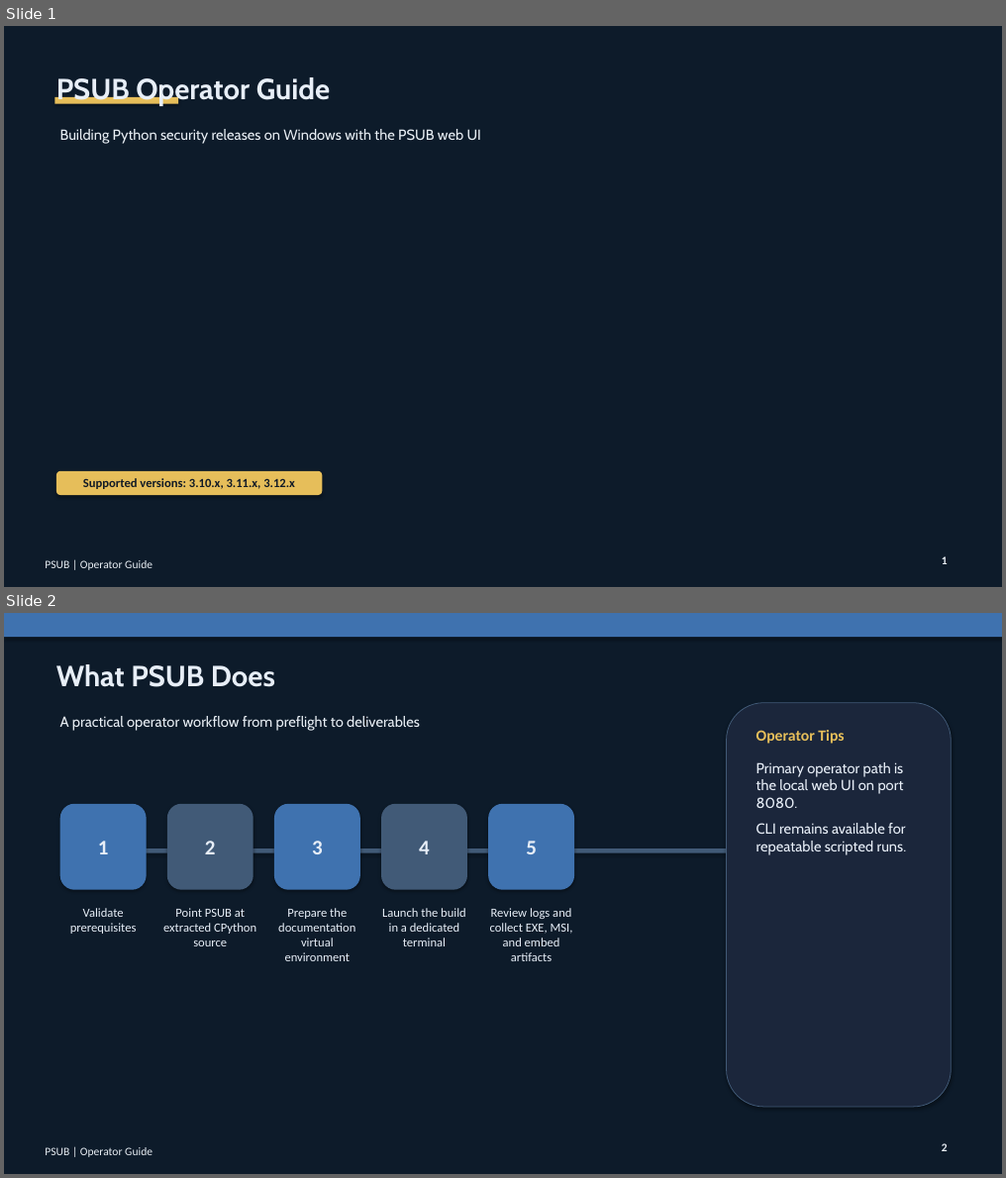
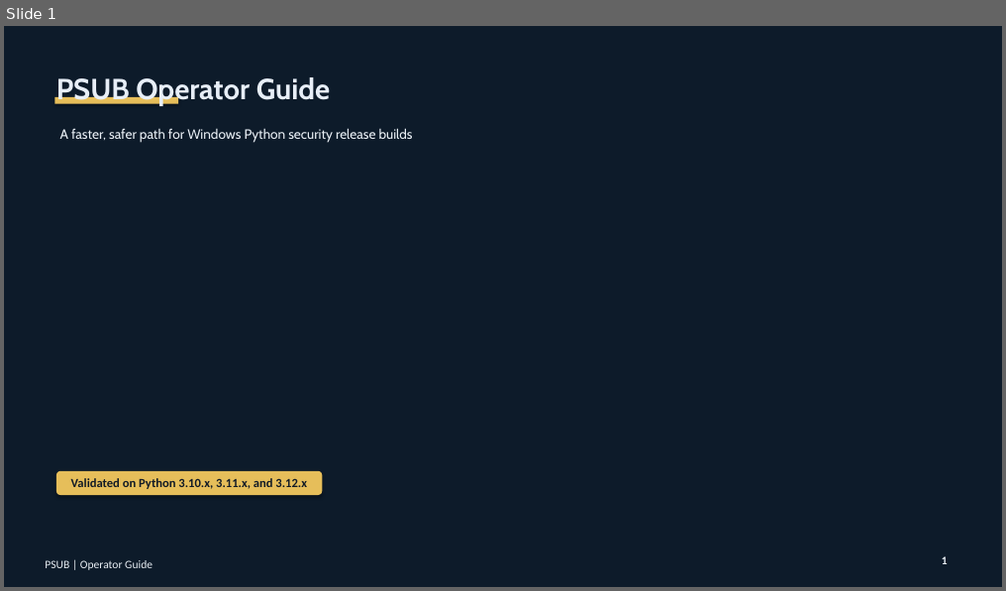
Before and after one commit to patrikkarlsson72/psub, a slide deck: output/presentation/PSUB-Operator-Guide.pptx. Shown one above the other, each under a label of ours: slides 1 and 2 before the commit, slide 1 after it. The pictures are 1006x1178 and 1006x591 pixels, drawn with LibreOffice and Linux fonts; fonts in the diff are those of the drawing; background and template pictures are left out; a plain dark background stands for a picture behind light text. Boxes give left, top, right and bottom in pixels: in the first picture for what was removed or moved away, otherwise in the second. Text is boxed around its words. In the diff, an @@ line names an element or a change of style, - is before the commit and + after.

Commit message:
Refine PSUB operator presentation deck

```diff
--- a/output/presentation/PSUB-Operator-Guide.pptx
+++ b/output/presentation/PSUB-Operator-Guide.pptx
@@ slide 2 removed at [4, 613, 1002, 1174], background #FFFFFF @@
@@ rectangle removed at [4, 613, 1002, 1174] @@
@@ rectangle removed at [4, 613, 1002, 637] @@
@@ text removed at [56, 664, 275, 687] @@
-What PSUB Does
@@ text removed at [60, 716, 420, 731] @@
-A practical operator workflow from preflight to deliverables
@@ rounded rectangle removed at [727, 703, 951, 1107] @@
@@ text removed at [756, 730, 844, 744] @@
-Operator Tips
@@ text removed at [756, 762, 907, 856] @@
-Primary operator path is the local web UI on port 8080.
-CLI remains available for repeatable scripted runs.
@@ rounded rectangle removed at [60, 804, 147, 890] @@
-1
@@ rounded rectangle removed at [167, 804, 253, 890] @@
-2
@@ rounded rectangle removed at [274, 804, 360, 890] @@
-3
@@ rounded rectangle removed at [381, 804, 467, 890] @@
-4
@@ rounded rectangle removed at [488, 804, 574, 890] @@
-5
@@ rectangle removed at [94, 849, 910, 854] @@
@@ text removed at [70, 908, 137, 934] @@
-Validate prerequisites
@@ text removed at [163, 908, 256, 947] @@
-Point PSUB at extracted CPython source
@@ text removed at [278, 908, 355, 961] @@
-Prepare the documentation virtual environment
@@ text removed at [382, 908, 466, 947] @@
-Launch the build in a dedicated terminal
@@ text removed at [490, 908, 573, 961] @@
-Review logs and collect EXE, MSI, and embed artifacts
@@ text removed at [942, 1144, 947, 1152] @@
-2
@@ text removed at [45, 1148, 152, 1157] @@
-PSUB | Operator Guide
@@ slide 1 changed as well @@
@@ text at [60, 128, 413, 143]: text changed; size 14 to 13 pt @@
-Building Python security releases on Windows with the PSUB web UI
+A faster, safer path for Windows Python security release builds
@@ text in rounded rectangle at [71, 478, 307, 489]: text changed @@
-Supported versions: 3.10.x, 3.11.x, 3.12.x
+Validated on Python 3.10.x, 3.11.x, and 3.12.x
```
Also in this commit, not shown: 4 other slides changed, 3 slides added, 4 other slides removed, 3 other files.
